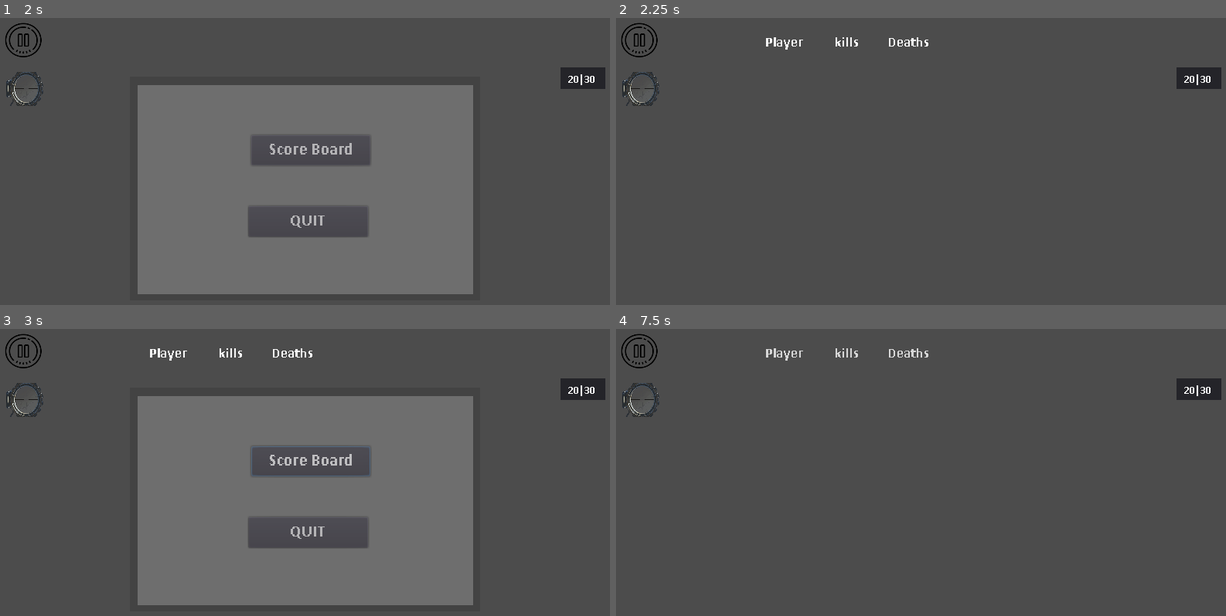
Above: before the commit, frames 1-4 (two rows, left to right).
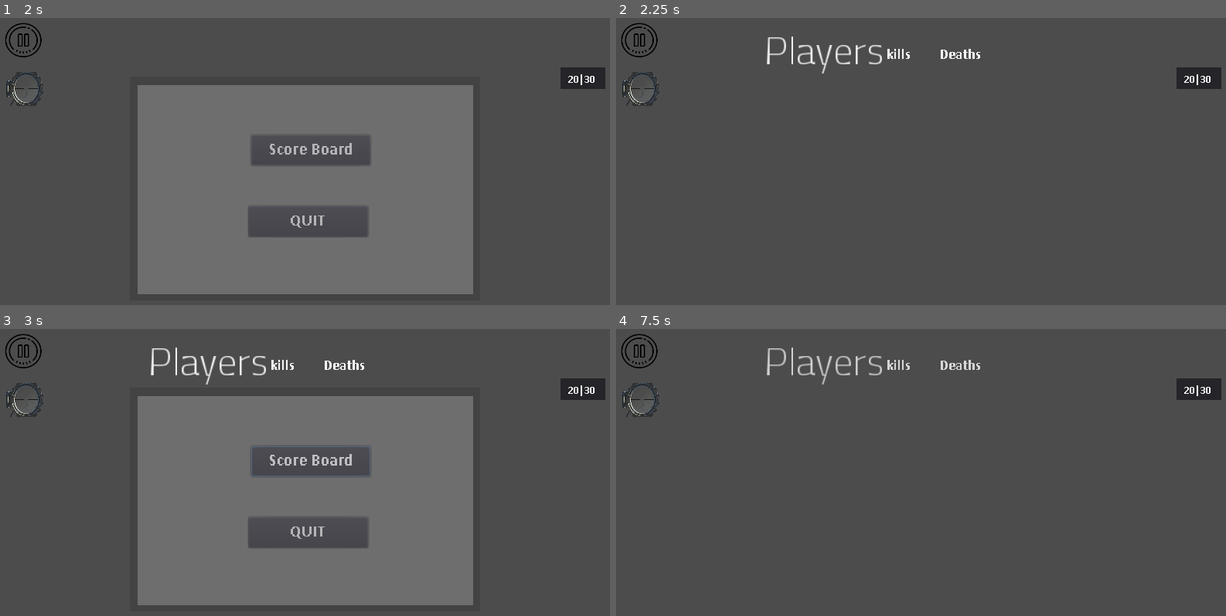
Above: after the commit, the same moments.

Repository: superRaptor911/WarZone_2
Game: Godot game, scene res://Menus/HUD/Hud.tscn
The game is run twice, just before and just after one commit, with the same random seed, the same clock (stepped at 60 frames per second) and the same inputs. This scene is started directly instead of the project's main scene.
Inputs (mouse positions are in pixels of both pictures, inside the frame that each line leads up to):
- Up to frame 1 (2 s): click (24, 89) at 0.5 s; click (24, 40) at 1.25 s
- Up to frame 2 (2.25 s): click "Score Board" at 2 s
- Up to frame 3 (3 s): tap Enter at 2.75 s; move the mouse to (439, 481) at 2.77 s; hold Right (ui_right) from 2.78 s (still down); click (439, 481) at 2.92 s
- Up to frame 4 (7.5 s): release Right (ui_right) at 3.5 s; tap Space at 3.5, 5, 6.5 s; drag from (799, 515) to (890, 570) at 3.52 s; tap Enter at 4.25, 5.75 s; move the mouse to (982, 423) at 4.27 s; hold Right (ui_right) 4.28-5 s; drag from (890, 570) to (738, 446) at 5.02 s; move the mouse to (1104, 552) at 5.77 s; hold Left (ui_left) 5.78-6.5 s; drag from (738, 446) to (829, 412) at 6.52 s; move the mouse to (951, 498) at 7.27 s; hold Down (ui_down) from 7.28 s (still down); click (951, 498) at 7.42 s

Frame 1 is identical in both runs. In frame 2, 0.8% of the frame differs, in the area x 24-60%, y 6-20%; in frame 3, 0.8%; in frame 4, 0.8%.
Error in both runs: Invalid get index 'selected_gun' (on base: 'Nil'). (res://Menus/HUD/Hud.gd:21)

Commit message:
New gui and scoreboard

Diff:
--- a/Menus/HUD/Hud.tscn
+++ b/Menus/HUD/Hud.tscn
@@ -8,14 +8,15 @@
 [ext_resource path="res://Menus/HUD/grenedefinal.png" type="Texture" id=6]
 [ext_resource path="res://font.tres" type="DynamicFont" id=7]
 [ext_resource path="res://Menus/HUD/pause3.png" type="Texture" id=8]
-[ext_resource path="res://Menus/Inventory/label_bg.png" type="Texture" id=9]
-[ext_resource path="res://Menus/Inventory/label2.png" type="Texture" id=10]
-[ext_resource path="res://Antaro.ttf" type="DynamicFontData" id=11]
+[ext_resource path="res://new_font.tres" type="DynamicFont" id=9]
+[ext_resource path="res://Menus/Inventory/label_bg.png" type="Texture" id=10]
+[ext_resource path="res://Menus/Inventory/label2.png" type="Texture" id=11]
+[ext_resource path="res://Antaro.ttf" type="DynamicFontData" id=12]
 
 [sub_resource type="DynamicFont" id=1]
 size = 24
 use_filter = true
-font_data = ExtResource( 11 )
+font_data = ExtResource( 12 )
 
 [node name="Hud" type="CanvasLayer" groups=[
 "Hud",
@@ -103,22 +104,24 @@
 columns = 3
 
 [node name="1" type="Label" parent="GridContainer"]
-margin_right = 113.0
-margin_bottom = 24.0
-custom_fonts/font = ExtResource( 7 )
-text = "Player          "
+margin_right = 195.0
+margin_bottom = 64.0
+custom_fonts/font = ExtResource( 9 )
+text = "Players"
 
 [node name="2" type="Label" parent="GridContainer"]
-margin_left = 117.0
-margin_right = 202.0
-margin_bottom = 24.0
+margin_left = 199.0
+margin_top = 20.0
+margin_right = 284.0
+margin_bottom = 44.0
 custom_fonts/font = ExtResource( 7 )
 text = "kills         "
 
 [node name="3" type="Label" parent="GridContainer"]
-margin_left = 206.0
-margin_right = 276.0
-margin_bottom = 24.0
+margin_left = 288.0
+margin_top = 20.0
+margin_right = 358.0
+margin_bottom = 44.0
 custom_fonts/font = ExtResource( 7 )
 text = "Deaths"
 
@@ -169,10 +172,10 @@
 
 [node name="respawn" type="ProgressBar" parent="."]
 visible = false
-margin_left = 434.0
-margin_top = 445.0
-margin_right = 633.0
-margin_bottom = 476.0
+margin_left = 512.608
+margin_top = 537.777
+margin_right = 711.608
+margin_bottom = 568.777
 custom_fonts/font = ExtResource( 7 )
 
 [node name="Label" type="Label" parent="respawn"]
@@ -198,7 +201,7 @@
 margin_bottom = 24.0
 rect_clip_content = true
 custom_fonts/font = SubResource( 1 )
-custom_colors/font_color = Color( 0.882353, 0.278431, 0.137255, 1 )
+custom_colors/font_color = Color( 1, 0, 0, 1 )
 
 [node name="2" type="Label" parent="kill_msg"]
 margin_top = 32.0
@@ -206,7 +209,7 @@
 margin_bottom = 56.0
 rect_clip_content = true
 custom_fonts/font = SubResource( 1 )
-custom_colors/font_color = Color( 0.882353, 0.278431, 0.137255, 1 )
+custom_colors/font_color = Color( 1, 0, 0, 1 )
 
 [node name="3" type="Label" parent="kill_msg"]
 margin_top = 64.0
@@ -214,7 +217,7 @@
 margin_bottom = 88.0
 rect_clip_content = true
 custom_fonts/font = SubResource( 1 )
-custom_colors/font_color = Color( 0.882353, 0.278431, 0.137255, 1 )
+custom_colors/font_color = Color( 1, 0, 0, 1 )
 
 [node name="4" type="Label" parent="kill_msg"]
 margin_top = 96.0
@@ -222,7 +225,7 @@
 margin_bottom = 120.0
 rect_clip_content = true
 custom_fonts/font = SubResource( 1 )
-custom_colors/font_color = Color( 0.882353, 0.278431, 0.137255, 1 )
+custom_colors/font_color = Color( 1, 0, 0, 1 )
 
 [node name="5" type="Label" parent="kill_msg"]
 margin_top = 128.0
@@ -230,7 +233,7 @@
 margin_bottom = 152.0
 rect_clip_content = true
 custom_fonts/font = SubResource( 1 )
-custom_colors/font_color = Color( 0.882353, 0.278431, 0.137255, 1 )
+custom_colors/font_color = Color( 1, 0, 0, 1 )
 
 [node name="6" type="Label" parent="kill_msg"]
 margin_top = 160.0
@@ -238,7 +241,7 @@
 margin_bottom = 184.0
 rect_clip_content = true
 custom_fonts/font = SubResource( 1 )
-custom_colors/font_color = Color( 0.882353, 0.278431, 0.137255, 1 )
+custom_colors/font_color = Color( 1, 0, 0, 1 )
 
 [node name="7" type="Label" parent="kill_msg"]
 margin_top = 192.0
@@ -246,7 +249,7 @@
 margin_bottom = 216.0
 rect_clip_content = true
 custom_fonts/font = SubResource( 1 )
-custom_colors/font_color = Color( 0.882353, 0.278431, 0.137255, 1 )
+custom_colors/font_color = Color( 1, 0, 0, 1 )
 
 [node name="8" type="Label" parent="kill_msg"]
 margin_top = 224.0
@@ -254,7 +257,7 @@
 margin_bottom = 248.0
 rect_clip_content = true
 custom_fonts/font = SubResource( 1 )
-custom_colors/font_color = Color( 0.882353, 0.278431, 0.137255, 1 )
+custom_colors/font_color = Color( 1, 0, 0, 1 )
 [connection signal="pressed" from="reload" to="." method="_on_reload_pressed"]
 [connection signal="pressed" from="zoom" to="." method="_on_zoom_pressed"]
 [connection signal="pressed" from="HE" to="." method="_on_HE_pressed"]
--- a/Objects/Graphics/Shadows.tres
+++ b/Objects/Graphics/Shadows.tres
@@ -6,7 +6,10 @@
 
 void fragment()
 {
-	COLOR.rgb = textureLod(SCREEN_TEXTURE, SCREEN_UV, 0.0).rgb - texture(TEXTURE, UV).rgb*1.0;
+	vec4 clr = vec4(1) - texture(TEXTURE, UV).rgba;
+
+	COLOR.rgb = textureLod(SCREEN_TEXTURE, SCREEN_UV, 0.0).rgb;// * clr.r ;
+	//COLOR.a = texture(TEXTURE, UV).a;
 }"
 
 [resource]
--- a/Objects/Temp/TestMap.tscn
+++ b/Objects/Temp/TestMap.tscn
@@ -1,9 +1,9 @@
 [gd_scene load_steps=6 format=2]
 
 [ext_resource path="res://Sprites/Tilesets/Vantage.tres" type="TileSet" id=1]
-[ext_resource path="res://Objects/Graphics/RLight.tscn" type="PackedScene" id=2]
-[ext_resource path="res://Sprites/Tilesets/shadows.tres" type="TileSet" id=3]
-[ext_resource path="res://Objects/Temp/TileMap.gd" type="Script" id=4]
+[ext_resource path="res://Sprites/Tilesets/shadows.tres" type="TileSet" id=2]
+[ext_resource path="res://Objects/Temp/TileMap.gd" type="Script" id=3]
+[ext_resource path="res://Sprites/Lights/angryimg.png" type="Texture" id=4]
 
 [sub_resource type="NavigationPolygon" id=1]
 vertices = PoolVector2Array( 1264, 48, 1264, 1264, 1232, 688, 1232, 624, 1072, 1104, 720, 1104, 784, 1040, 912, 944, 78 …(733 unchanged characters)…
@@ -48,16 +48,12 @@
 [node name="Node2D8" type="Node2D" parent="spwan"]
 position = Vector2( 93.48, 1219.68 )
 
-[node name="RLight" parent="." instance=ExtResource( 2 )]
-position = Vector2( 661.906, 661.591 )
-scale = Vector2( 1.92625, 1.912 )
-
 [node name="TileMap" type="TileMap" parent="."]
-tile_set = ExtResource( 3 )
+tile_set = ExtResource( 2 )
 cell_size = Vector2( 32, 32 )
 format = 1
 tile_data = PoolIntArray( 65537, 0, 327680, 65538, 0, 0, 65539, 0, 0, 65540, 0, 0, 65541, 0, 0, 65542, 0, 0, 65543, 0,  …(4850 unchanged characters)…
-script = ExtResource( 4 )
+script = ExtResource( 3 )
 
 [node name="CanvasModulate" type="CanvasModulate" parent="."]
 color = Color( 1, 1, 1, 0.92549 )
@@ -65,9 +61,10 @@
 [node name="nav" type="Navigation2D" parent="." groups=[
 "Nav",
 ]]
-editor/display_folded = true
+z_index = -1
 
 [node name="NavigationPolygonInstance" type="NavigationPolygonInstance" parent="nav"]
+visible = false
 navpoly = SubResource( 1 )
 
 [node name="zSpawn" type="Node" parent="." groups=[
@@ -97,3 +94,8 @@
 
 [node name="8" type="Node2D" parent="zSpawn"]
 position = Vector2( 208, 720 )
+
+[node name="Light2D" type="Light2D" parent="."]
+position = Vector2( 658.444, 671.75 )
+scale = Vector2( 1.77895, 1.77895 )
+texture = ExtResource( 4 )
Not shown: 3 places in Menus/HUD/Hud.tscn that only renumber resources
Binary file added: Sprites/Lights/shadowmap (copy).bmp
